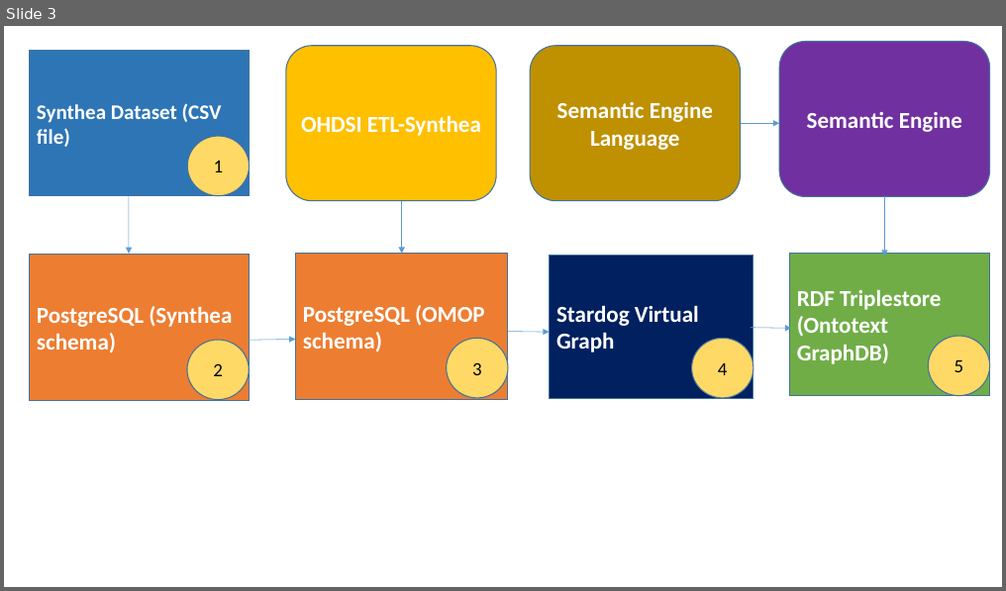
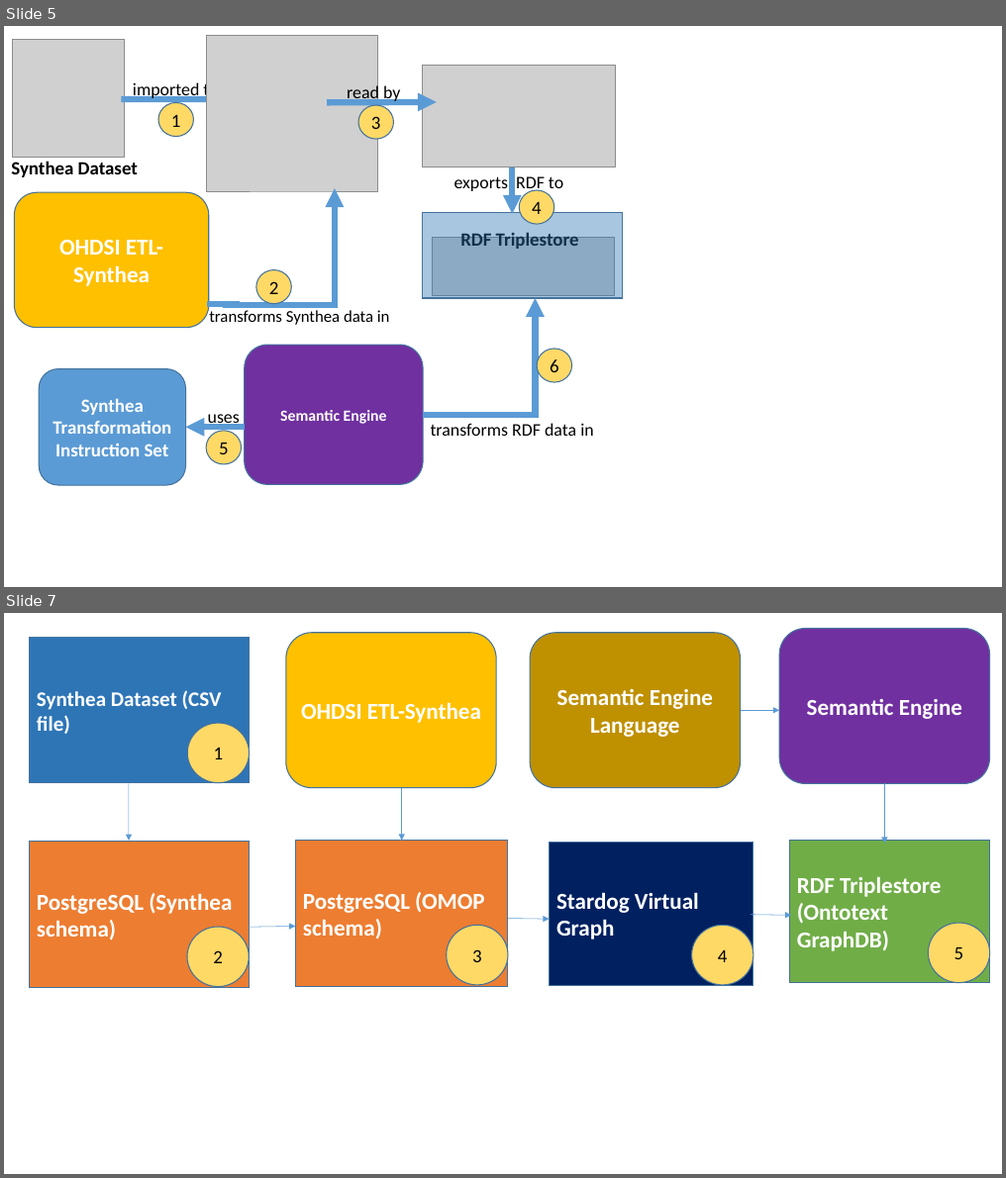
Before and after one commit to PennTURBO/semantic-engine, a slide deck: Acorn_diagrams.pptx. Shown one above the other, each under a label of ours: slide 3 before the commit, slides 5 and 7 after it; the slides between them are not shown. The pictures are 1006x591 and 1006x1178 pixels, drawn with LibreOffice and Linux fonts; fonts in the diff are those of the drawing; grey boxes stand for pictures. Boxes give left, top, right and bottom in pixels: in the first picture for what was removed or moved away, otherwise in the second. Text is boxed around its words. In the diff, an @@ line names an element or a change of style, - is before the commit and + after.

```diff
--- a/Acorn_diagrams.pptx
+++ b/Acorn_diagrams.pptx
@@ slide 5 added at box(4, 26, 1002, 587), background #FFFFFF @@
@@ picture added at box(12, 39, 124, 157) @@
@@ picture added at box(207, 35, 378, 191) @@
@@ text added at box(133, 81, 218, 101), 17 pt, text #000000 @@
+imported to
@@ text added at box(347, 84, 400, 104), 17 pt, text #000000 @@
+read by
@@ picture added at box(423, 65, 616, 168) @@
@@ arrow added from (121, 99) to (247, 99), #5B9BD5 6 pt @@
@@ ellipse added at box(158, 102, 193, 136), fill #FFD966, outline #43739E 1 pt, 18 pt, text #000000 @@
+1
@@ arrow added from (328, 102) to (437, 102), #5B9BD5 6 pt @@
@@ ellipse added at box(358, 105, 394, 139), fill #FFD966, outline #43739E 1 pt, 18 pt, text #000000 @@
+3
@@ text added at box(11, 161, 138, 177), 18 pt, text #000000, bold @@
+Synthea Dataset
@@ arrow added from (512, 154) to (512, 214), #5B9BD5 6 pt @@
@@ rounded rectangle added at box(15, 193, 209, 329), fill #FFC000, outline #43739E 1 pt, 22 pt, text #FFFFFF, bold @@
+OHDSI ETL-Synthea
@@ elbow arrow added from (223, 305) to (335, 188), #5B9BD5 6 pt @@
@@ text added at box(454, 176, 563, 193), 17 pt, text #000000 @@
+exports RDF to
@@ ellipse added at box(519, 190, 554, 224), fill #FFD966, outline #43739E 1 pt, 18 pt, text #000000 @@
+4
@@ rectangle added at box(423, 213, 623, 298), fill #2E75B6 at 41% opacity, outline #43739E 1 pt @@
@@ text added at box(460, 233, 579, 249), 18 pt, text #000000, bold @@
+RDF Triplestore
@@ picture added at box(432, 237, 614, 295) @@
@@ ellipse added at box(256, 271, 291, 304), fill #FFD966, outline #43739E 1 pt, 18 pt, text #000000 @@
+2
@@ line added from (208, 304) to (240, 304), #5B9BD5 6 pt @@
@@ text added at box(209, 310, 390, 325), 16 pt, text #000000 @@
+transforms Synthea data in
@@ elbow arrow added from (423, 414) to (536, 298), #5B9BD5 6 pt @@
@@ rounded rectangle added at box(245, 345, 423, 485), fill #7030A0, outline #43739E 1 pt, 15 pt, text #FFFFFF, bold @@
+Semantic Engine
@@ ellipse added at box(537, 349, 572, 382), fill #FFD966, outline #43739E 1 pt, 18 pt, text #000000 @@
+6
@@ rounded rectangle added at box(40, 369, 186, 485), fill #5B9BD5, outline #43739E 1 pt, 18 pt, text #FFFFFF, bold @@
+Synthea
+Transformation Instruction Set
@@ arrow added from (245, 427) to (186, 427), #5B9BD5 6 pt @@
@@ ellipse added at box(206, 431, 242, 465), fill #FFD966, outline #43739E 1 pt, 18 pt, text #000000 @@
+5
@@ text added at box(208, 414, 240, 428), 17 pt, text #000000 @@
+uses
@@ text added at box(431, 423, 593, 436), 17 pt, text #000000 @@
+transforms RDF data in
@@ what was slide 3 is now slide 7 @@
```
Also in this commit, not shown: 3 slides changed, 3 other slides added, 10 other files.
